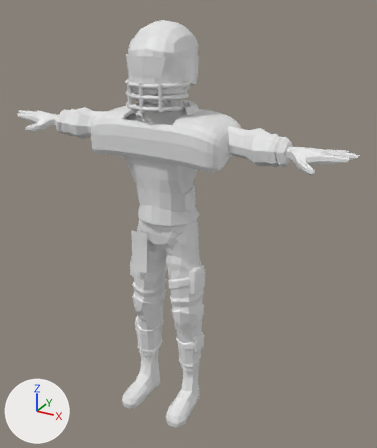
A saved change to the glTF model gameplay/player.glb.
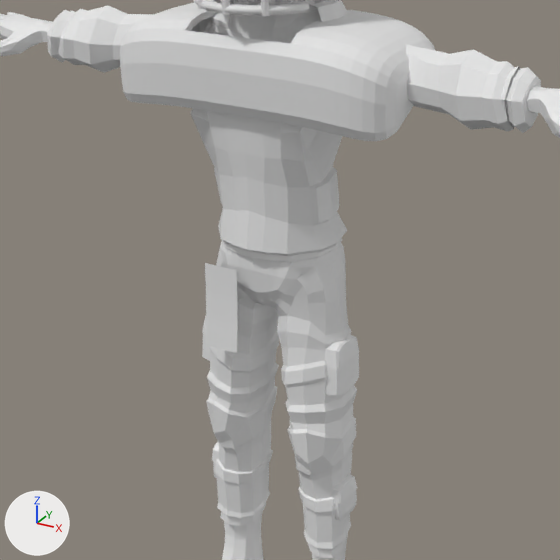
Old and new are each drawn whole from a 50 mm camera at (1.177, -1.987, 1.989) aimed at (0.096, -0.022, 1.006) and again close up on the part from 9% to 80% of the width and 23% to 83% of the height. Arrows for +X, +Y and +Z are at lower left; the lights stay in place. The first two pictures are the older version.

Script lines for the objects in view, before the commit:
```python
me_cube_023 = bpy.data.meshes.new('Cube.023')
me_cube_023.from_pydata(...)  # 1013 vertices, 2007 faces; spans x -0.192..0.192, y -0.174..0.064, z 0.22..1.059
# faces by material slot: [1251, 502, 254]
me_cube_023.materials.append(mat_pants)  # white #e7e7e7
me_cube_023.materials.append(mat_socks)  # white #e7e7e7
me_cube_023.materials.append(mat_stripe)  # white #e7e7e7
me_cube_024 = bpy.data.meshes.new('Cube.024')
me_cube_024.from_pydata(...)  # 348 vertices, 688 faces; spans x -0.192..0.192, y -0.278..0.001, z -0.001..0.287
# faces by material slot: [184, 224, 280]
me_cube_024.materials.append(mat_cleats)  # white #e7e7e7
me_cube_024.materials.append(mat_sole)  # white #e7e7e7
me_cube_024.materials.append(mat_socks)  # white #e7e7e7
me_cube_030 = bpy.data.meshes.new('Cube.030')
me_cube_030.from_pydata(...)  # 194 vertices, 352 faces; spans x -0.538..0.538, y -0.134..0.013, z 1.354..1.506
me_cube_030.materials.append(mat_sleeve)  # white #e7e7e7
ob_sleeves = bpy.data.objects.new('Sleeves', me_cube_030)
ob_sleeves.location = (0.0, 0.0, 0.0)
ob_swat_feet = bpy.data.objects.new('Swat_Feet', me_cube_024)
ob_swat_feet.location = (0.0, 0.0, 0.0)
ob_swat_legs = bpy.data.objects.new('Swat_Legs', me_cube_023)
ob_swat_legs.location = (0.0, 0.0, 0.0)
# also in view: 'Towel' at (-0.075, -0.186, 0.89); 'Swat_Body' at (0.0, -0.055, 1.305); 'Facemask' at (0.0, -0.117, 1.594)
```
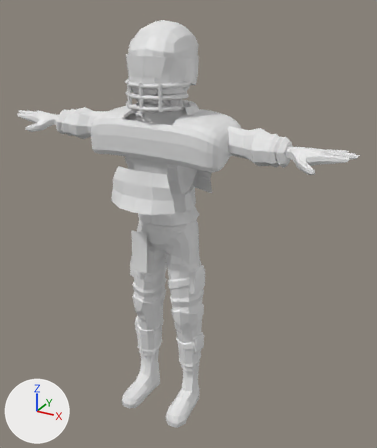
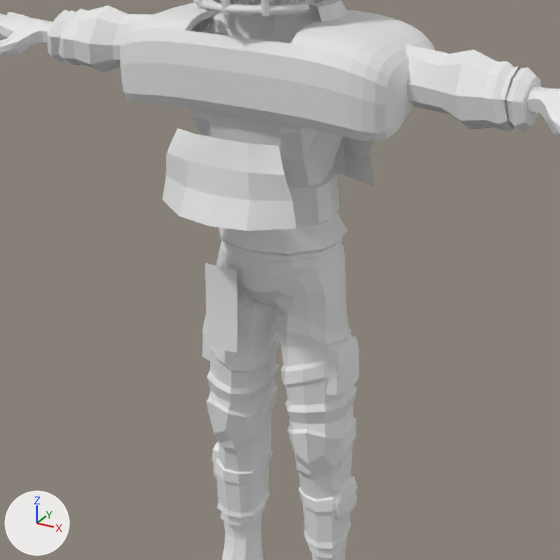
The newer file adds a shape key; the second version is drawn at full value of the shape key 'OLBuild' of 'Numbers', and the change is written as the vertex moves it makes.

Patch to the scene script:
```diff
--- a/gameplay/player.glb.py
+++ b/gameplay/player.glb.py
@@ mat_number @@
+mat_number = principled_material('number')
+mat_number.base_color = (0.8, 0.8, 0.8)  # white #e7e7e7
@@ me_numbers @@
+me_numbers.from_pydata(...)  # 40 vertices, 48 faces; spans x -0.189..0.189, y -0.327..0.118, z 1.152..1.344
+me_numbers.materials.append(mat_number)  # white #e7e7e7
@@ ob_numbers @@
+ob_numbers = bpy.data.objects.new('Numbers', me_numbers)
+ob_numbers.location = (0.0, 0.0, 0.0)
```

Boxes (x1, y1, x2, y2) around the edits, measured in the close-ups (560 x 560 px):
'Numbers', added
    after: (162, 128, 374, 231)
